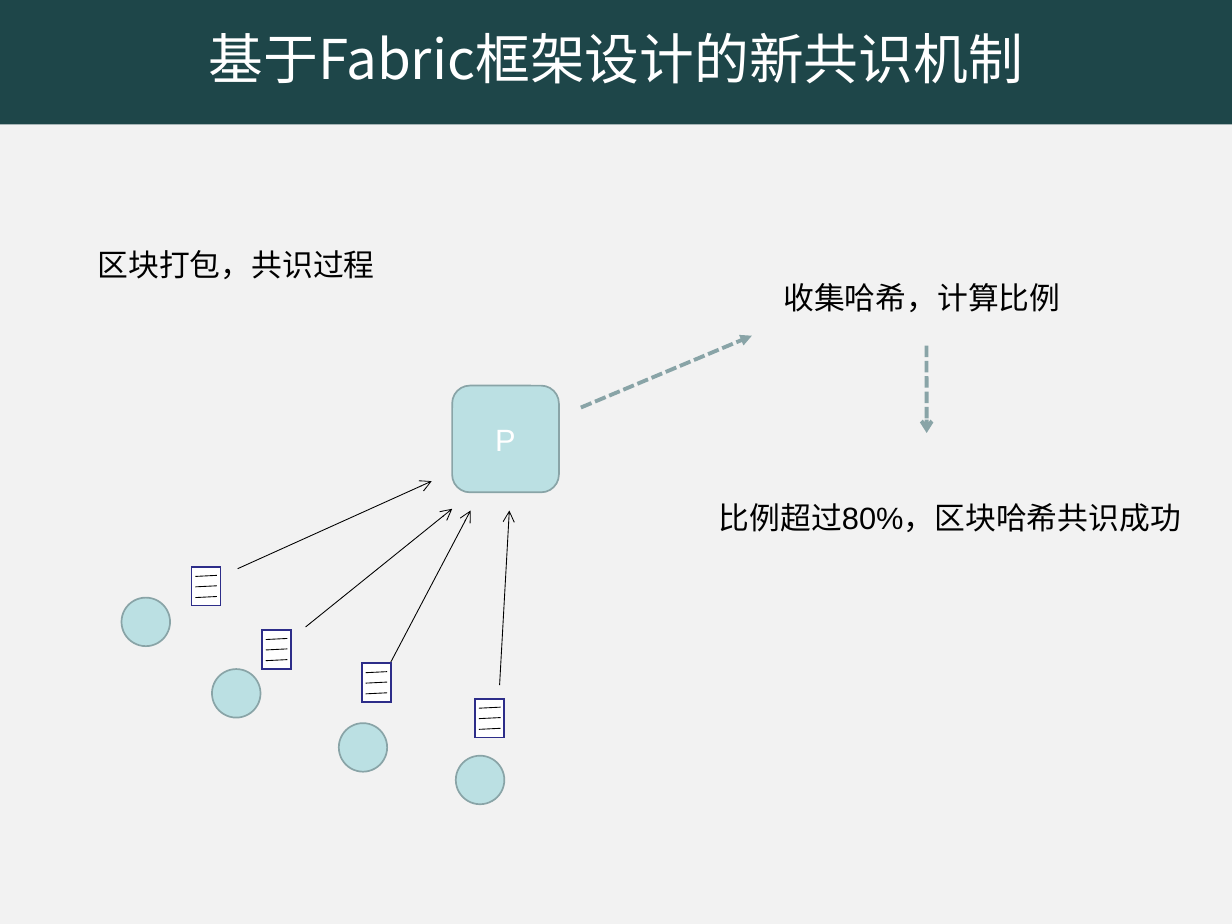
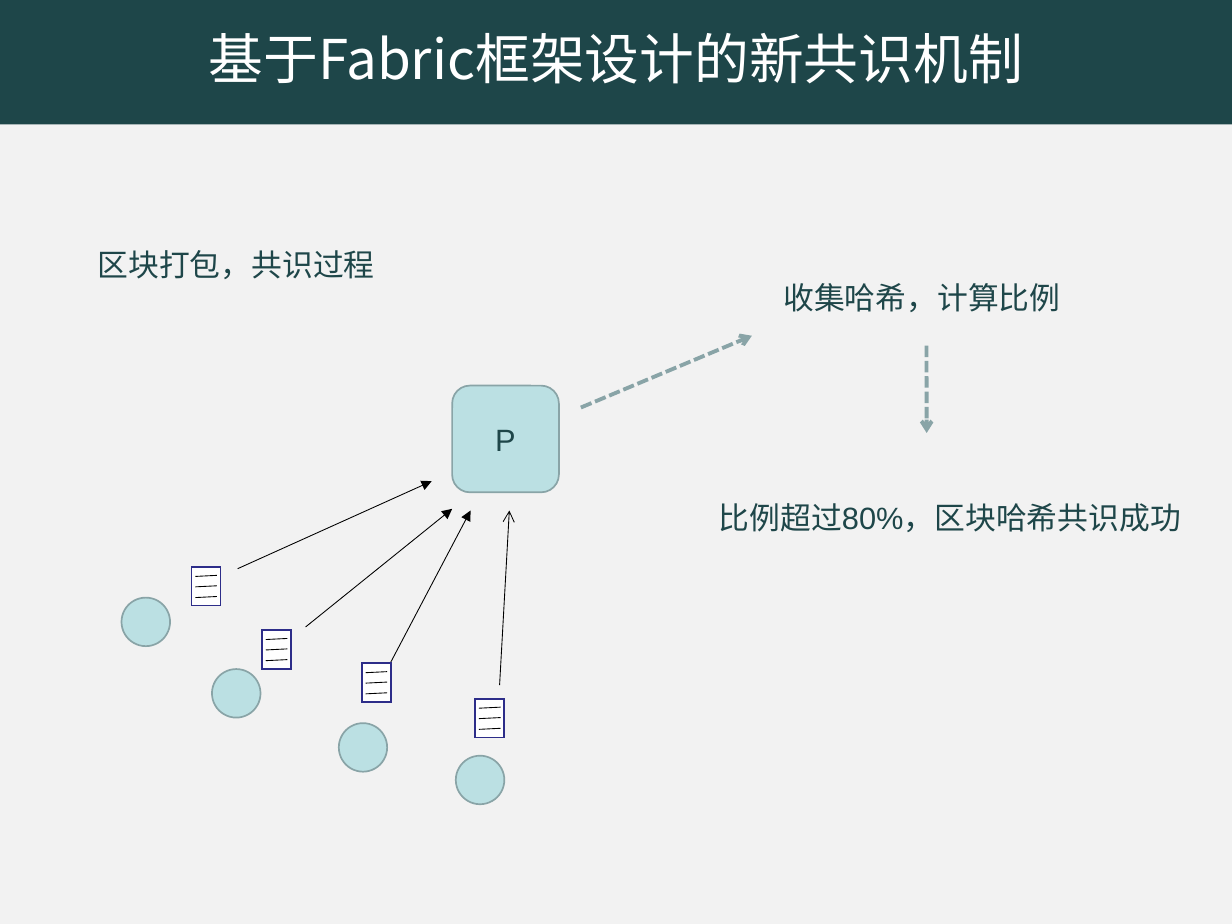
Before and after one commit to rjdyx/web-learning, a slide deck: slide 9 of PPT/苏锐佳开题报告.ppt. Drawn at 1232x924 pixels with LibreOffice and Linux fonts; fonts in the diff are those of the drawing. Boxes give left, top, right and bottom in pixels: in the first picture for what was removed or moved away, otherwise in the second. Text is boxed around its words. In the diff, an @@ line names an element or a change of style, - is before the commit and + after.

```diff
--- a/PPT/苏锐佳开题报告.ppt
+++ b/PPT/苏锐佳开题报告.ppt
@@ rounded rectangle "P" at [452, 386, 559, 493]: text colour #FFFFFF to #1E4649 @@
@@ arrow (238, 569) - (431, 482): arrowheads changed @@
@@ arrow (306, 627) - (452, 509): arrowheads changed @@
@@ text colour #000000 to #1E4649 in 3 elements at [98, 250, 375, 279], [783, 283, 1060, 312], [719, 503, 1181, 532] @@
@@ arrow (387, 669) - (471, 510): arrowheads changed @@
```
Also in this commit, not shown: 7 other slides changed, 1 other file.
